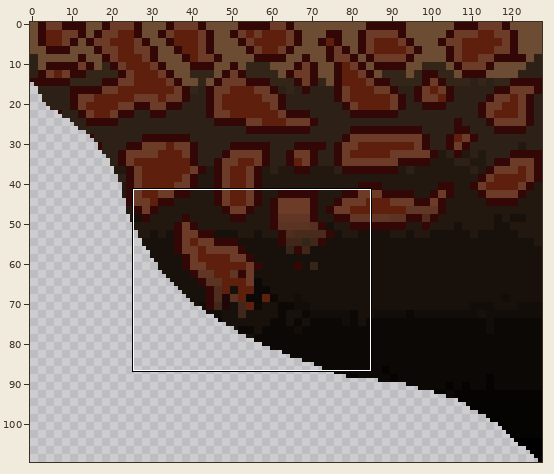
Edited in one commit: sprite sheet (Meta 3/resources/groundLeft.png). Above, an overview of the earlier version with the close-up marked.
Close-up. As it was:
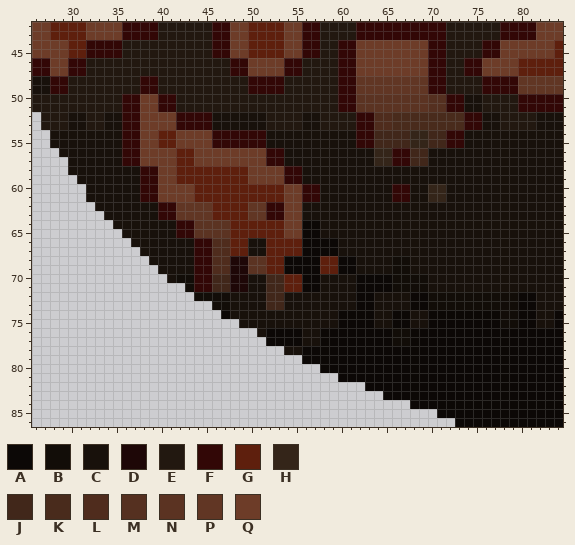
The file is 128x110 pixels. Colours within 5 levels of each other are drawn and written as one. Shown: x 26..84, y 42..86.
Palette (. is transparent): A #0c0806  B #120d08  C #18110b  D #1e0707  E #221810  F #320706  G #5e1f0d  H #342519  J #41271a  K #492b1c  L #4f2c1d  M #553020  N #5b3322  P #613624  Q #6d3c28
Pixels before (only the part around the change), first column x 26:
43 QQGGGGQQQQFFFFEEEEEEFFQQGGGGQQFFEEEEFFFFFFFFFFEEEEEEFFFFQ
44 QQQQGGFFFFEEEEEEEEEEFFQQGGGGQQFFEEFFQQQQQQQQFFEEEEFFQQQQQ
45 QQQQGGFFFFEEEEEEEEEEFFQQGGGGQQFFEEFFQQQQQQQQFFEEEEFFQQQQQ
46 FFQQFFEEEEEEEEEEEEEEEEFFQQQQFFEEEEFFQQQQQQQQFFEEFFQQQQGGG
47 FFQQFFEEEEEEEEEEEEEEEEFFQQQQFFEEEEFFQQQQQQQQFFEEFFQQQQGGG
48 CCFFEEEEEEEEFFEEEEEEEEEEFFFFEEEEEEFFPPPPPPPPFFEEEEFFFFPPP
49 CCFFEEEEEEEEFFEEEEEEEEEEFFFFEEEEEEFFPPPPPPPPFFEEEEFFFFPPP
50 EEEEEEEEEEFFQQFFEEEEEEEEEEEEEEEEEEFFNNNNNNNNMMFFCCEEEEFFF
51 EEEEEEEEEEFFQQFFEEEEEEEEEEEEEEEEEEFFNNNNNNNNMMFFCCEEEEFFF
52 .EEECCEECCFFQQQQFFFFCCCCCCEEEECCEEEEFFLLKKKKKKKKFFCCEEEEC
53 .EEECCEECCFFQQQQFFFFCCCCCCEEEECCEEEEFFLLKKKKKKKKFFCCEEEEC
54 ..CCCCCCCCFFQQGGQQQQFFFFFFCCCCCCCCCCFFJJJJHHJJFFCCCCCCCCC
55 ..CCCCCCCCFFQQGGQQQQFFFFFFCCCCCCCCCCFFJJJJHHJJFFCCCCCCCCC
56 ...CCCCCCCFFQQQQGGQQQQQQQQFFCCCCCCCCCCHHFFJJCCCCCCCCCCCCC
57 ....CCCCCCFFQQQQGGQQQQQQQQFFCCCCCCCCCCHHFFJJCCCCCCCCCCCCC
58 ....CCCCCCCCFFQQGGGGGGGGQQQQFFCCCCCCCCCCCCCCCCCCCCCCCCCCC
59 .....CCCCCCCFFQQGGGGGGGGQQQQFFCCCCCCCCCCCCCCCCCCCCCCCCCCC
60 ......CCCCCCFFQQQQGGGGGGGGGGQQFFCCCCCCCCFFCCHHCCCCCCCCCCC
61 ......CCCCCCFFQQQQGGGGGGGGGGQQFFCCCCCCCCFFCCHHCCCCCCCCCCC
62 .......CCCCCCCFFPPPPGGGGPPFFQQCCCCCCCCCCCCCCCCCCCCCCCCCCC
63 ........CCCCCCFFPPPPGGGGPPFFQQCCCCCCCCCCCCCCCCCCCCCCCCCCC
64 .........CCCCCCCFFNNNNGGGGGGQQAACCCCCCCCCCCCCCCCCCCCCCCCC
65 ..........CCCCCCFFNNNNGGGGGGQQAACCCCCCCCCCCCCCCCCCCCCCCCC
66 ...........CCCCCCCFFLLGGCCGGGGAAAACCCCCCCCCCCCCCCCCCCCCCC
67 ............CCCCCCFFLLGGCCGGGGAAAACCCCCCCCCCCCCCCCCCCCCCC
68 .............CCCCCFFLLDDNNGGAAAAGGAACCCCBBCCCCCCCCCCCCCCC
69 ..............CCCCFFLLDDNNGGAAAAGGAACCCCBBCCCCCCCCCCCCCCC
70 ...............CBBFFJJDDCCJJGGAACCCCAAAABBBBCCCCCCCCCCCCC
71 .................BFFJJDDCCJJGGAACCCCAAAABBBBCCCCCCCCCCCCC
72 ..................BBBBCCCCJJCCCCCCCCAACCCCAABBBBBBBBBBAAC
73 ....................BBCCCCJJCCCCCCCCAACCCCAABBBBBBBBBBAAC
74 .....................ACCCCCCCCCCCCAAAACCAACCAAAAAAAABBAAC
75 .......................CCCCCCCCCCCAAAACCAACCAAAAAAAABBAAC
76 .........................CAAAACCAAAAAAAABBAAAAAAAAAAAAAAA
77 ..........................AAAACCAAAAAAAABBAAAAAAAAAAAAAAA
78 ............................CCAAAAAAAAAAAAAAAAAAAAAAAAAAA
79 ..............................AAAAAAAAAAAAAAAAAAAAAAAAAAA
80 ................................AAAAAAAAAAAAAAAAAAAAAAAAA
81 ..................................AAAAAAAAAAAAAAAAAAAAAAA
82 .....................................AAAAAAAAAAAAAAAAAAAA
83 .......................................AAAAAAAAAAAAAAAAAA
84 ..........................................AAAAAAAAAAAAAAA
After the commit:
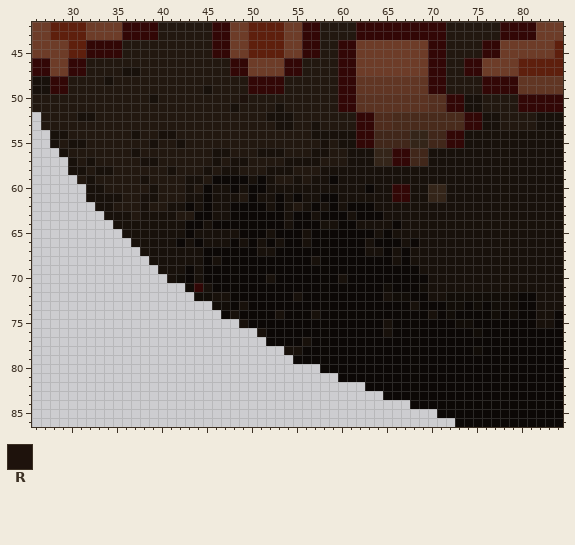
Colours new in this view: R #1e120c
Difference:
y 47: x 36..37 EE -> CC
y 48: x 34 E -> C; x 38..39 FF -> EE
y 49: x 38..39 FF -> EE; x 45 E -> C
y 50: x 36..41 FFQQFF -> EEECEE; x 49 E -> R
y 51: x 36..41 FFQQFF -> EEEEEE; x 48 E -> C; x 53 E -> C
y 52: x 30 C -> E; x 32 E -> C; x 34..54 CCFFQQQQFFFFCCCCCCEEE -> EEEEEEEEEEEEEEEEEECCC; x 56..57 CC -> EE
y 53: x 30..31 CC -> EE; x 34..51 CCFFQQQQFFFFCCCCCC -> EEEEEEEEEEEEEEEEEE; x 53..54 EE -> CC; x 56 C -> E
y 54: x 30..56 CCCCCCFFQQGGQQQQFFFFFFCCCCC -> EEEEEEECEECCEEEEEEEEEEEEEEE
y 55: x 29 C -> E; x 32..57 CCCCFFQQGGQQQQFFFFFFCCCCCC -> EEEEEEECEECEEEEEEEEEEEEEEE; x 59 C -> E
y 56: x 30..56 CCCCCCFFQQQQGGQQQQQQQQFFCCC -> EEEEEEECEEEEEEEECCEEECCCEEE; x 59..60 CC -> EE
y 57: x 31 C -> E; x 33..53 CCCFFQQQQGGQQQQQQQQFF -> EEEEECCEEEEEECECCEEEE; x 58..60 CCC -> EEE
y 58: x 32 C -> E; x 35..57 CCCFFQQGGGGGGGGQQQQFFCC -> EEEEEECEEECECCEEECCCEEE
y 59: x 31 C -> E; x 33..56 CCCCCFFQQGGGGGGGGQQQQFFC -> EEEEECEEEECCEAAAACACEECE; x 59 C -> A
y 60: x 34..57 CCCCFFQQQQGGGGGGGGGGQQFF -> EEEEECEEECEACCACAACCCCCC; x 63 C -> A
y 61: x 36..59 CCFFQQQQGGGGGGGGGGQQFFCC -> EECCEEECCACCCEACCACACCAA
y 62: x 35..37 CCC -> EEE; x 39..55 CFFPPPPGGGGPPFFQQ -> EECCACACCAAAACACE; x 57 C -> A; x 59 C -> A; x 61..63 CCC -> AAA
y 63: x 37 C -> E; x 40..56 FFPPPPGGGGPPFFQQC -> CCEEAACCAAAAAACAA; x 58..60 CCC -> AAA; x 62..64 CCC -> AAA
y 64: x 42..55 FFNNNNGGGGGGQQ -> CAACAAAAAAAACA; x 60..61 CC -> AA; x 66 C -> A
y 65: x 42..56 FFNNNNGGGGGGQQA -> CACCCCCAAACAAAC; x 58..63 CCCCCC -> AAAAAA; x 65 C -> A
y 66: x 42 C -> A; x 44..50 FFLLGGC -> ACCCACA; x 52..56 GGGGA -> ACAAC; x 60..62 CCC -> AAA; x 64..66 CCC -> AAA; x 68 C -> A
y 67: x 44..50 FFLLGGC -> CAAAAAA; x 52..55 GGGG -> CAAA; x 60..62 CCC -> AAA; x 65 C -> A; x 67 C -> A
y 68: x 44..53 FFLLDDNNGG -> CACAAAAAAA; x 57..59 AGG -> CAA; x 62..67 CCCCBB -> AAAACA
y 69: x 43..53 CFFLLDDNNGG -> ACAAAAAAAAA; x 58..59 GG -> AA; x 62..68 CCCCBBC -> AAAAAAA
y 70: x 43..55 BFFJJDDCCJJGG -> ACAAAAAAACAAA; x 58..59 CC -> AA; x 61 C -> A; x 66..69 BBBB -> AAAA
y 71: x 45..55 FJJDDCCJJGG -> CAAAAAAAAAA; x 58..61 CCCC -> AAAA; x 65..68 ABBB -> BAAA
y 72: x 46..54 BBCCCCJJC -> CCAAAAAAA; x 56..61 CCCCCC -> AAAAAA; x 64 C -> A; x 66..67 CC -> BB; x 70..71 BB -> CC
y 73: x 48 C -> A; x 50..61 CCJJCCCCCCCC -> AAAAAAAAAAAA; x 64..68 CCCCA -> AAAAC; x 70..71 BB -> AA; x 74 B -> A; x 76 B -> A
y 74: x 49..52 CCCC -> AAAA; x 54..56 CCC -> AAA; x 58..59 CC -> AA; x 64..65 CC -> AA; x 68..70 CCA -> AAC; x 72 A -> B; x 77..78 AB -> BA
y 75: x 50..59 CCCCCCCCCC -> AAAAAAAAAA; x 64 C -> A; x 68..69 CC -> AA; x 73..74 AA -> BB; x 78..79 BB -> AA
y 76: x 56..57 CC -> AA; x 65..67 ABB -> CAA; x 75 A -> B
y 77: x 57 C -> A; x 66..67 BB -> AA
y 78: x 75 A -> B
y 79: x 55 . -> A
